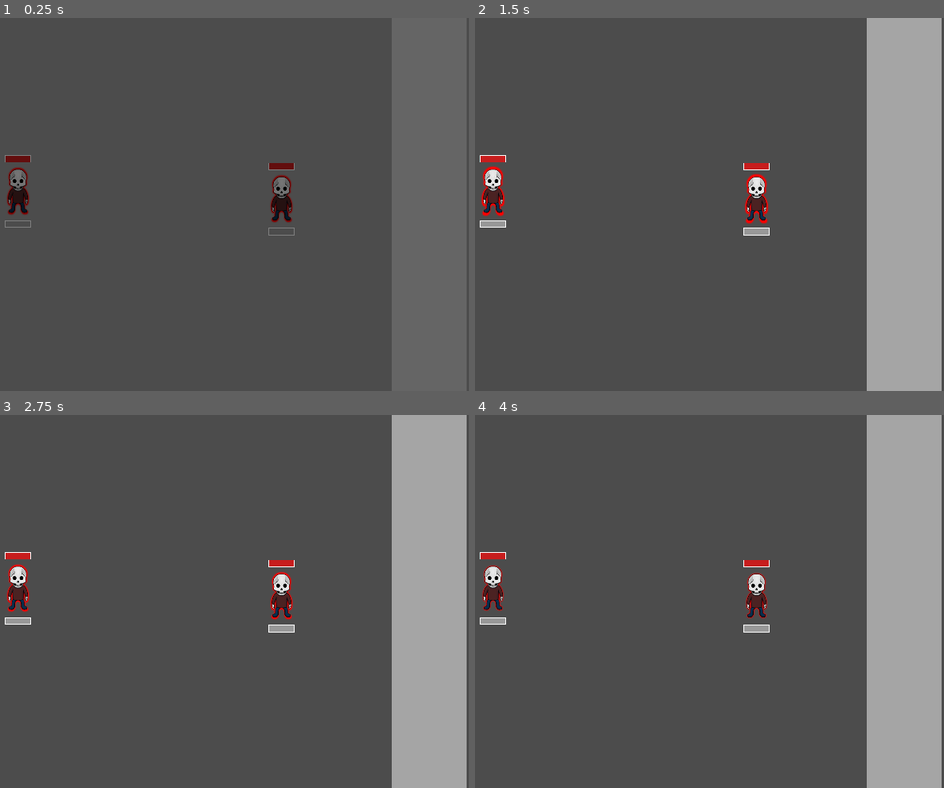
Above: before the commit, frames 1-4 (two rows, left to right).
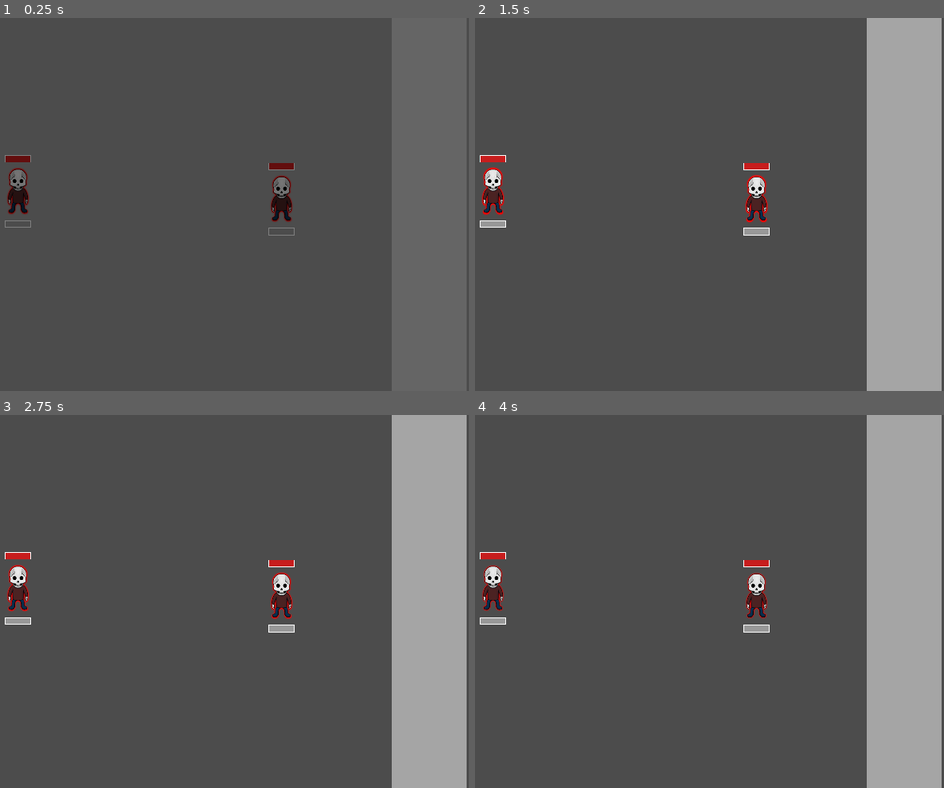
Above: after the commit, the same moments.

Repository: ArthurTui/aius
Game: Godot game, scene res://stages/test_stage.tscn
The game is run twice, just before and just after one commit, with the same random seed, the same clock (stepped at 60 frames per second) and the same inputs.
Inputs (mouse positions are in pixels of both pictures, inside the frame that each line leads up to):
- Up to frame 1 (0.25 s): no input
- Up to frame 2 (1.5 s): tap Enter (ui_accept) at 0.5, 0.77 s; move the mouse to (765, 185) at 0.52 s; hold Right (ui_right) 0.53-1.28 s; move the mouse to (498, 223) at 1.27 s; hold Down (ui_down) from 1.28 s (still down)
- Up to frame 3 (2.75 s): tap Enter (ui_accept) at 1.52 s; move the mouse to (215, 519) at 2.02 s; release Down (ui_down) at 2.03 s; hold Right (ui_right) from 2.03 s (still down)
- Up to frame 4 (4 s): move the mouse to (592, 676) at 2.77 s; release Right (ui_right) at 2.78 s; hold Up (ui_up) 2.78-3.53 s; tap Enter (ui_accept) at 3.02, 3.77 s; move the mouse to (817, 657) at 3.52 s; hold Left (ui_left) from 3.53 s (still down)

The runs differ from the first frame. In frame 1, less than 0.1% of the frame differs, in the area x 1-63%, y 40-55%; in frame 2, 0.2%, in the area x 1-63%, y 39-56%; in frame 3, 0.1%; in frame 4, nothing differs.

Commit message:
add juice

Diff:
--- a/maguinhos/characters/character.gd
+++ b/maguinhos/characters/character.gd
@@ -171,8 +171,10 @@
 	var colors = [Color(1, 0, 0), Color(0, 0, 1), Color(1, 1, 0), Color(0, 1, 0)]
 
 	current_color = colors[element]
-	if not is_dashing:
-		$sprite/glow.set_self_modulate(current_color)
+	if !is_dashing:
+		$sprite/glow/tween.interpolate_property($sprite/glow, "modulate", $sprite/glow.modulate, current_color,
+												.2, Tween.TRANS_LINEAR, Tween.EASE_IN)
+		$sprite/glow/tween.start()
 	current_element = element
 	charge = 0
 	current_level = 0
--- a/maguinhos/characters/character.tscn
+++ b/maguinhos/characters/character.tscn
@@ -20,7 +20,7 @@
 "times": PoolRealArray( 0, 0.5, 1 ),
 "transitions": PoolRealArray( 1, 1, 1 ),
 "update": 0,
-"values": [ Vector2( 1, 1 ), Vector2( 1.1, 1.1 ), Vector2( 1, 1 ) ]
+"values": [ Vector2( 1, 1 ), Vector2( 1.05, 1.05 ), Vector2( 1, 1 ) ]
 }
 
 [sub_resource type="CapsuleShape2D" id=2]
@@ -260,6 +260,15 @@
 anims/pulse = SubResource( 1 )
 blend_times = [  ]
 
+[node name="tween" type="Tween" parent="sprite/glow" index="1"]
+
+repeat = false
+playback_process_mode = 1
+playback_speed = 1.0
+playback/active = false
+playback/repeat = false
+playback/speed = 1.0
+
 [node name="shape" type="CollisionShape2D" parent="." index="1"]
 
 shape = SubResource( 2 )
@@ -279,7 +288,6 @@
 margin_right = 20.0
 margin_bottom = 60.0
 rect_pivot_offset = Vector2( 20, 5 )
-rect_clip_content = false
 mouse_filter = 0
 mouse_default_cursor_shape = 0
 size_flags_horizontal = 1
@@ -318,7 +326,6 @@
 margin_right = 20.0
 margin_bottom = 60.0
 rect_pivot_offset = Vector2( 0, 0 )
-rect_clip_content = false
 mouse_filter = 0
 mouse_default_cursor_shape = 0
 size_flags_horizontal = 2
@@ -346,7 +353,6 @@
 margin_right = 20.0
 margin_bottom = -45.0
 rect_pivot_offset = Vector2( 0, 0 )
-rect_clip_content = false
 mouse_filter = 0
 mouse_default_cursor_shape = 0
 size_flags_horizontal = 1
--- a/maguinhos/spells/lightning/lightning2.tscn
+++ b/maguinhos/spells/lightning/lightning2.tscn
@@ -13,10 +13,10 @@
 [sub_resource type="SpriteFrames" id=1]
 
 animations = [ {
-"frames": [ ExtResource( 3 ), ExtResource( 4 ), ExtResource( 5 ), ExtResource( 6 ), ExtResource( 7 ), null ],
+"frames": [ ExtResource( 3 ), null, null, ExtResource( 4 ), null, ExtResource( 5 ), null, ExtResource( 6 ), ExtResource( 7 ), null ],
 "loop": false,
 "name": "lightning",
-"speed": 7.0
+"speed": 20.0
 } ]
 
 [sub_resource type="CircleShape2D" id=2]
@@ -76,7 +76,7 @@
 "values": [ Vector2( 0, -10 ), Vector2( 0, -210 ) ]
 }
 
-[node name="lightning2" type="Node2D" index="0"]
+[node name="lightning2" type="Node2D"]
 
 script = ExtResource( 1 )
 _sections_unfolded = [ "Visibility" ]
--- a/maguinhos/spells/nature/nature1.gd
+++ b/maguinhos/spells/nature/nature1.gd
@@ -37,6 +37,10 @@
 
 
 func _process(delta):
+	if !weakref(caster).get_ref(): # caster was freed
+		caster = null
+		die()
+		return
 	if caster:
 		position = caster.position
 
@@ -72,3 +76,5 @@
 
 func _on_tween_tween_completed(object, key):
 	can_shoot = true
+	for leaf in $leaves.get_children():
+		leaf.monitor()
--- a/maguinhos/spells/nature/nature1.tscn
+++ b/maguinhos/spells/nature/nature1.tscn
@@ -22,7 +22,7 @@
 "values": [ 0.0, 360.0 ]
 }
 
-[node name="nature1" type="Node2D" index="0"]
+[node name="nature1" type="Node2D"]
 
 script = ExtResource( 1 )
 _sections_unfolded = [ "Material", "Transform", "Visibility" ]
--- a/maguinhos/spells/nature/nature1proj.gd
+++ b/maguinhos/spells/nature/nature1proj.gd
@@ -36,14 +36,24 @@
 		die()
 
 
+func monitor():
+	if has_node("projectile"):
+		$projectile.monitoring = true
+		$projectile.monitorable = true
+
+
 func remove_area():
-	if $projectile:
+	if has_node("projectile"):
 		$projectile.queue_free()
 
 
 func die():
 	remove_area()
+	set_process(false)
 	emit_signal("died", get_name())
+	$anim.play("death")
+	yield($anim, "animation_finished")
+	queue_free()
 
 
 func selected():
--- a/maguinhos/spells/nature/nature1proj.tscn
+++ b/maguinhos/spells/nature/nature1proj.tscn
@@ -9,7 +9,38 @@
 custom_solver_bias = 0.0
 radius = 13.0
 
-[node name="nature1proj" type="Node2D"]
+[sub_resource type="Animation" id=2]
+
+resource_name = "death"
+length = 0.3
+loop = false
+step = 0.1
+tracks/0/type = "value"
+tracks/0/path = NodePath("sprite:scale")
+tracks/0/interp = 2
+tracks/0/loop_wrap = true
+tracks/0/imported = false
+tracks/0/enabled = true
+tracks/0/keys = {
+"times": PoolRealArray( 0, 0.3 ),
+"transitions": PoolRealArray( 1, 1 ),
+"update": 0,
+"values": [ Vector2( 0.25, 0.25 ), Vector2( 0.4, 0.4 ) ]
+}
+tracks/1/type = "value"
+tracks/1/path = NodePath("sprite:modulate")
+tracks/1/interp = 1
+tracks/1/loop_wrap = true
+tracks/1/imported = false
+tracks/1/enabled = true
+tracks/1/keys = {
+"times": PoolRealArray( 0, 0.3 ),
+"transitions": PoolRealArray( 1, 1 ),
+"update": 0,
+"values": [ Color( 1, 1, 1, 1 ), Color( 1, 1, 1, 0 ) ]
+}
+
+[node name="nature1proj" type="Node2D" index="0"]
 
 script = ExtResource( 1 )
 _sections_unfolded = [ "Transform" ]
@@ -21,6 +52,8 @@
 gravity = 98.0
 linear_damp = 0.1
 angular_damp = 1.0
+monitoring = false
+monitorable = false
 audio_bus_override = false
 audio_bus_name = "Master"
 script = ExtResource( 2 )
@@ -44,6 +77,16 @@
 one_shot = true
 autostart = false
 
+[node name="anim" type="AnimationPlayer" parent="." index="3"]
+
+root_node = NodePath("..")
+autoplay = ""
+playback_process_mode = 1
+playback_default_blend_time = 0.0
+playback_speed = 1.0
+anims/death = SubResource( 2 )
+blend_times = [  ]
+
 [connection signal="area_entered" from="projectile" to="projectile" method="_on_projectile_area_entered"]
 
 [connection signal="body_entered" from="projectile" to="." method="_on_projectile_body_entered"]
--- a/maguinhos/stages/test_stage.tscn
+++ b/maguinhos/stages/test_stage.tscn
@@ -82,7 +82,6 @@
 margin_right = 60.0
 margin_bottom = 300.0
 rect_pivot_offset = Vector2( 0, 0 )
-rect_clip_content = false
 mouse_filter = 0
 mouse_default_cursor_shape = 0
 size_flags_horizontal = 1
Not shown: 1 places in maguinhos/spells/nature/nature1proj.tscn that only renumber resources
